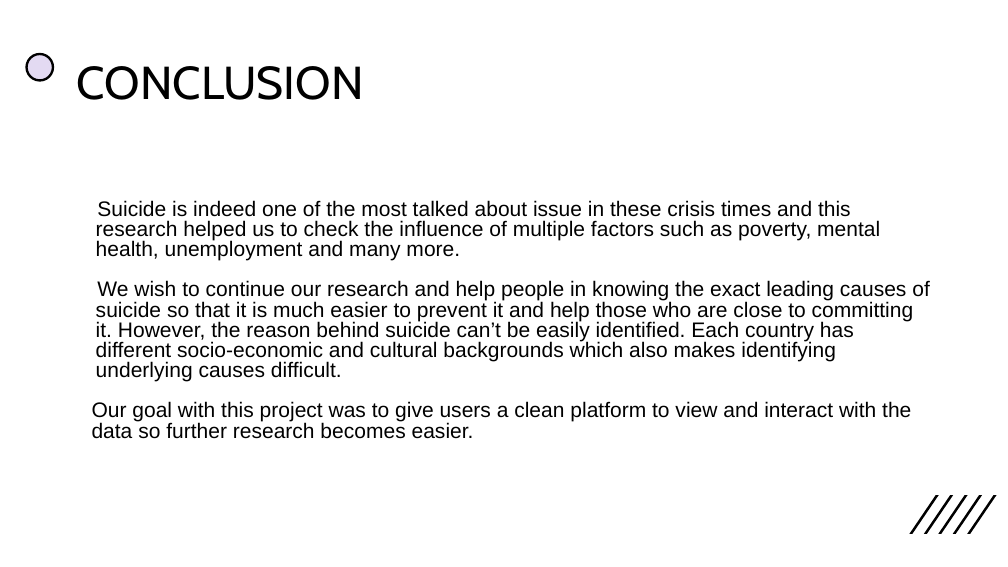
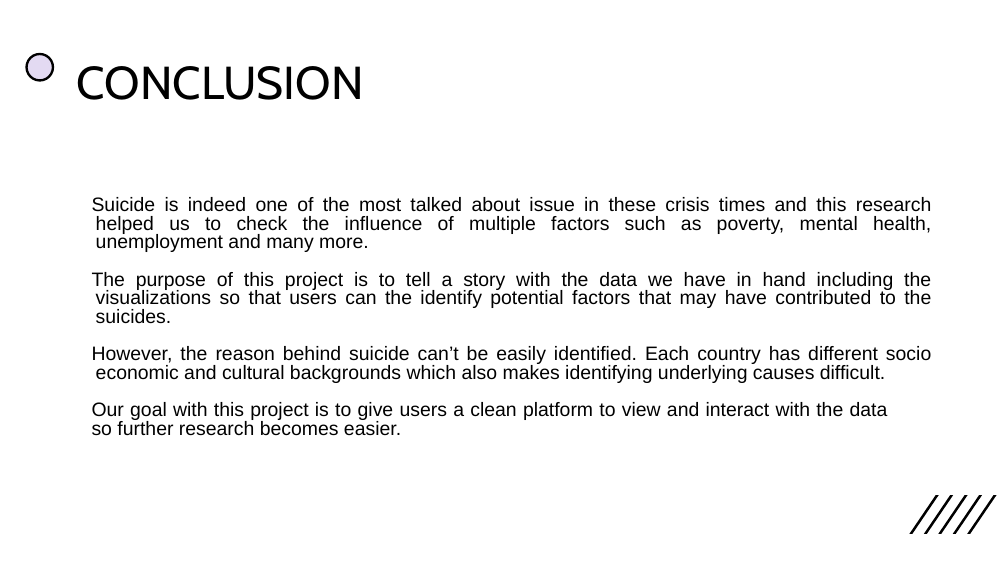
Before and after one commit to prasannarangam21/Project2, a slide deck: slide 16 of PROJECT-2.pptx. Drawn at 1008x567 pixels with LibreOffice and Linux fonts; fonts in the diff are those of the drawing. Boxes give left, top, right and bottom in pixels: in the first picture for what was removed or moved away, otherwise in the second. Text is boxed around its words. In the diff, an @@ line names an element or a change of style, - is before the commit and + after.

Commit message:
Project Presentation Slides

```diff
--- a/PROJECT-2.pptx
+++ b/PROJECT-2.pptx
@@ text at (92,197,932,252): size 20 to 18.5 pt in "Suicide is indeed one of the most ..."; alignment left to justified @@
@@ text at (92,272,931,436): text changed; size 20 to 18.5 pt @@
-We wish to continue our research and help people in knowing the exact leading causes of suicide so that it is much easier to prevent it and help those who are close to committing it. However, the reason behind suicide can’t be easily identified. Each country has different socio-economic and cultural backgrounds which also makes identifying underlying causes difficult.
-Our goal with this project was to give users a clean platform to view and interact with the data so further research becomes easier.
+The purpose of this project is to tell a story with the data we have in hand including the visualizations so that users can the identify potential factors that may have contributed to the suicides.
+However, the reason behind suicide can’t be easily identified. Each country has different socio economic and cultural backgrounds which also makes identifying underlying causes difficult.
+Our goal with this project is to give users a clean platform to view and interact with the data so further research becomes easier.
```
Also in this commit, not shown: 4 other slides changed.
